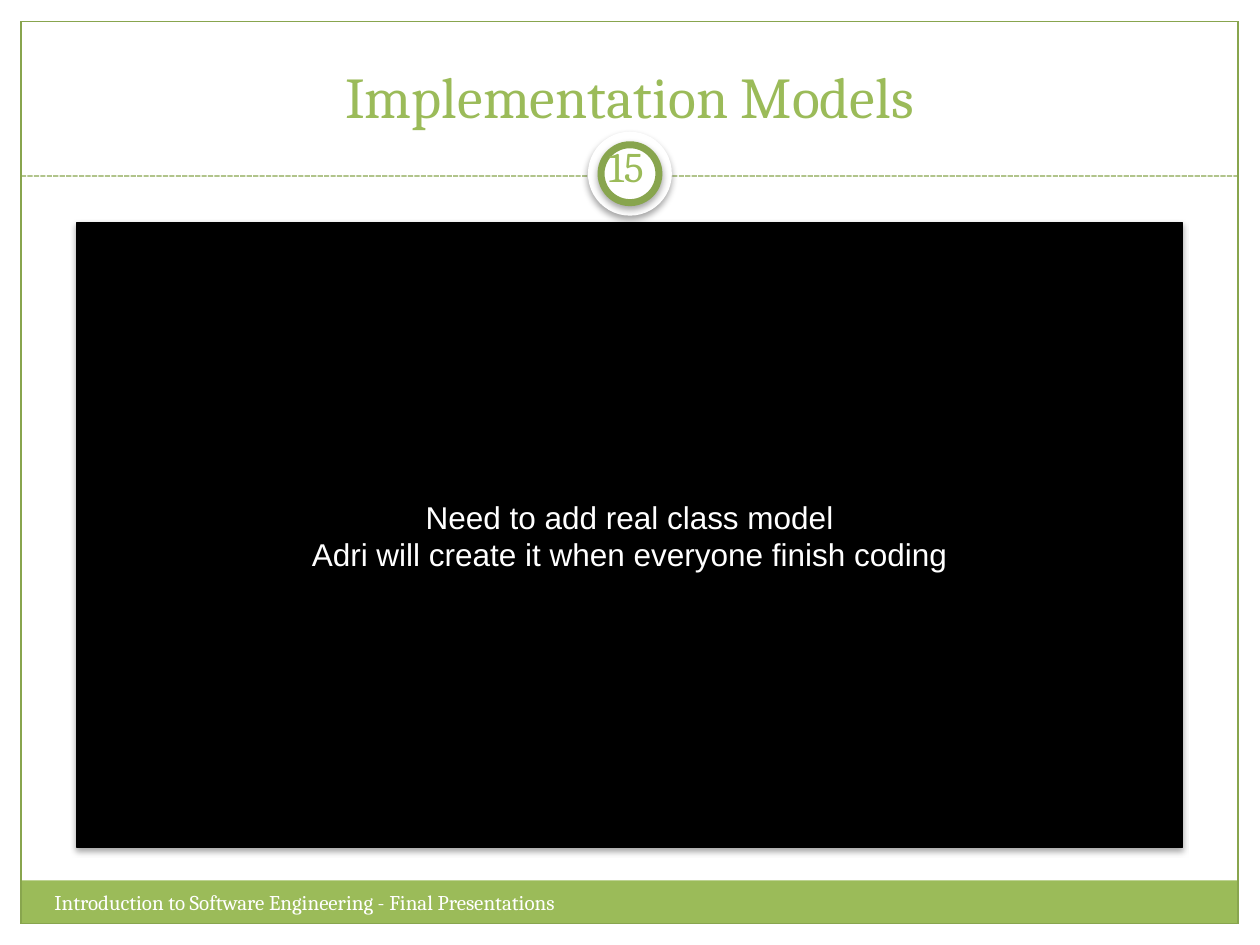
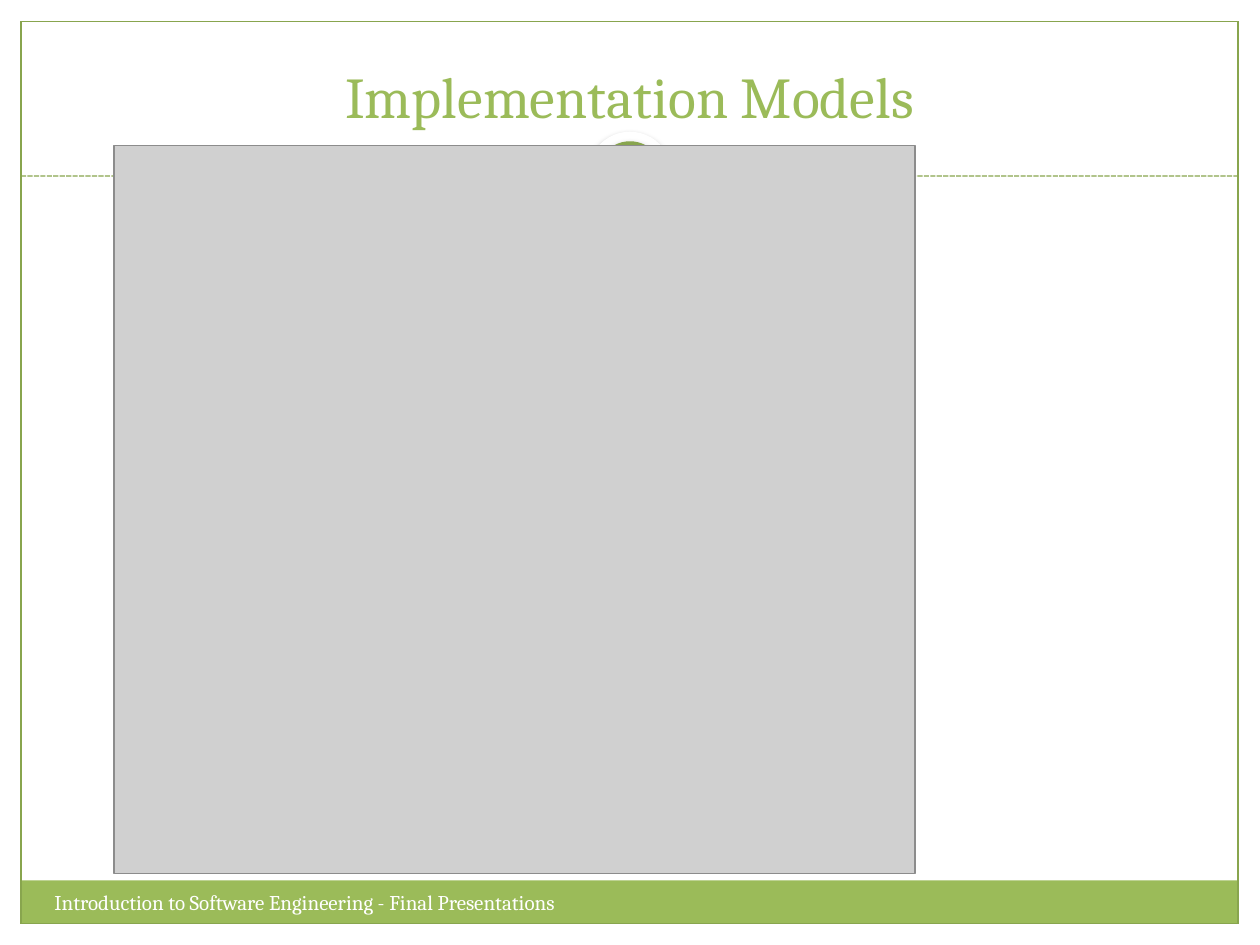
Before and after one commit to Sang712UMA/PetsApp, a slide deck: slide 15 of Presentation/Final Presentation.pptx. Drawn at 1260x945 pixels with LibreOffice and Linux fonts; fonts in the diff are those of the drawing; grey boxes stand for pictures. Boxes give left, top, right and bottom in pixels: in the first picture for what was removed or moved away, otherwise in the second. Text is boxed around its words. In the diff, an @@ line names an element or a change of style, - is before the commit and + after.

```diff
--- a/Presentation/Final Presentation.pptx
+++ b/Presentation/Final Presentation.pptx
@@ picture added at [113, 146, 915, 874] @@
@@ rectangle removed at [77, 223, 1182, 848] @@
-Need to add real class model
-Adri will create it when everyone finish coding
```
Also in this commit, not shown: 3 other slides changed, 1 other file.
